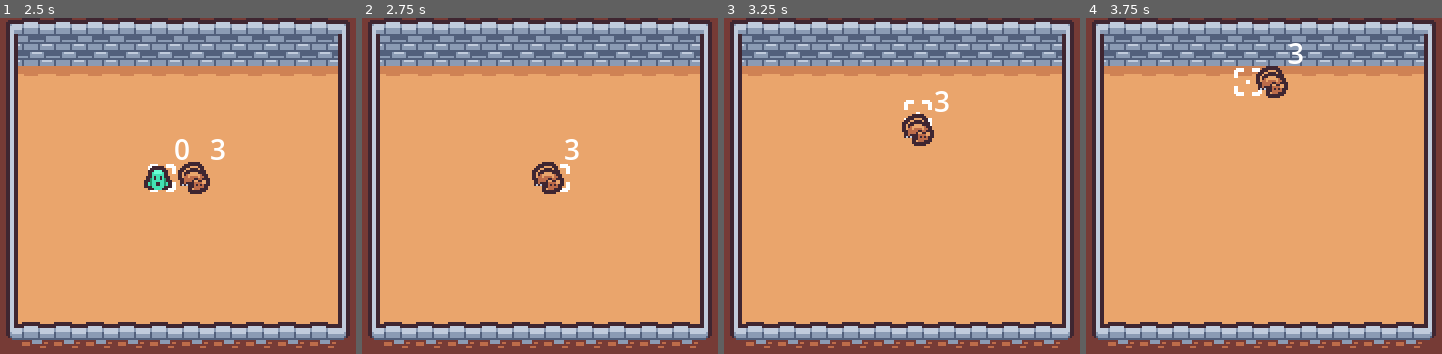
Above: before the commit, frames 1-4 (left to right).
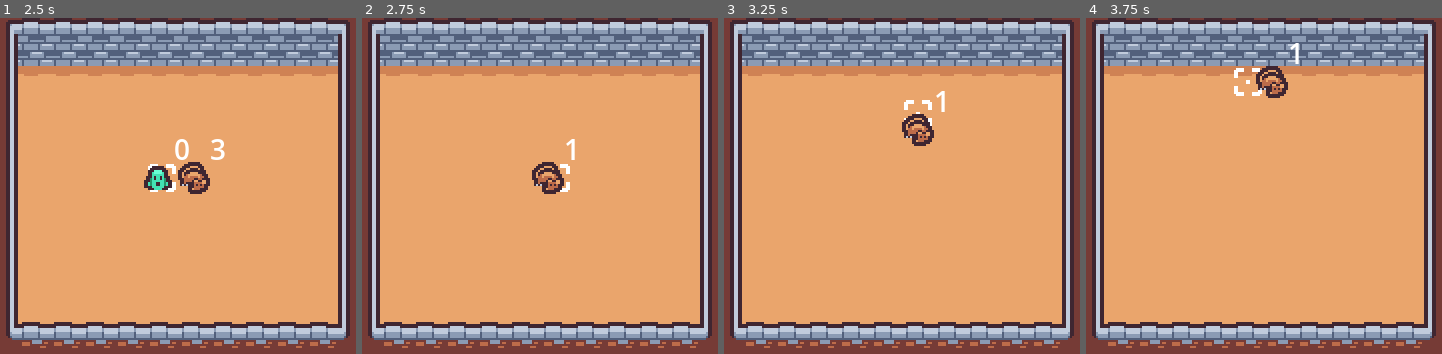
Above: after the commit, the same moments.

Repository: swksoft/The-Sixth-Game-of-SwinkoSoft
Game: Godot game, scene res://scenes/test_level.tscn
The game is run twice, just before and just after one commit, with the same random seed, the same clock (stepped at 60 frames per second) and the same inputs.
Inputs:
- Up to frame 1 (2.5 s): tap Enter at 0.5 s; hold Right (right) 0.53-1.28 s; hold Down (down) 1.28-2.03 s; hold Right (right) from 2.03 s (still down)
- Up to frame 2 (2.75 s): keep holding Right (right)
- Up to frame 3 (3.25 s): release Right (right) at 2.78 s; hold Up (up) from 2.78 s (still down)
- Up to frame 4 (3.75 s): release Up (up) at 3.53 s; hold Left (left) from 3.53 s (still down)

Frame 1 is identical in both runs. In frame 2, 0.1% of the frame differs, in the area x 57-61%, y 36-43%; in frame 3, 0.1%; in frame 4, 0.1%.

Commit message:
flowers update

Diff:
--- a/scripts/enemy.gd
+++ b/scripts/enemy.gd
@@ -34,21 +34,15 @@
 
 	sprite.texture = atlas_texture
 
-	#print(tier)
-	#print(health)
-
 	''' Test: '''
-	#tier_calculate()
-	#get_damage_from_enemy({"health": 5})
-	#print(tier)
-	#print(health)
+	get_damage_from_enemy({"health": 2, "tier": 1})
 
 func get_damage_from_enemy(enemy):
-	var health_substract = health - enemy.health
-	if health_substract <= 0: health -= enemy.health
-	#elif health_substract <= 2 && enemy.tier == tier: health -= health_substract
-	elif health_substract <= 2: health -= health_substract
-	elif health_substract <= 5: health += 1
+	var health_difference = health - enemy.health
+	if health_difference <= 0: health -= enemy.health
+	elif health_difference == 1 && enemy.tier == tier: health -= 2
+	elif health_difference <= 2: health -= 1
+	elif health_difference <= 5: health += 1
 	tier_calculate()
 
 func tier_calculate():
